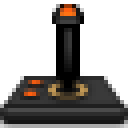
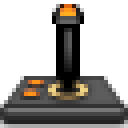
The second 128 × 128 image is a revision of the first. Changes to its layers:
masked "Button shine" over [52, 12, 80, 16]
painted on "Top button", masked it over [60, 4, 76, 16]
painted on "Shine" (1st of 2, in "Stick" › "Stick") over [64, 28, 72, 72]
painted on "Top", masked it over [56, 8, 80, 24]
painted on "Top shine", masked it over [56, 20, 80, 24]
painted on "Handle", masked it over [52, 4, 84, 84]
painted on "Shaft", masked it over [56, 68, 80, 92]
painted on "Stick reflection" over [56, 80, 80, 104]
painted on "Shape 1" (1st of 2, in "Stick" › "Base" › "Base button 2"), masked it over [28, 80, 44, 88]
painted on "Color Fill 1" (1st of 2, in "Stick" › "Base" › "Base button 2"), masked it over [24, 80, 48, 92]
painted on "Shape 1" (2nd of 2, in "Stick" › "Base" › "Base button 1"), masked it over [20, 88, 40, 96]
painted on "Color Fill 1" (2nd of 2, in "Stick" › "Base" › "Base button 1"), masked it over [16, 92, 44, 100]
painted on "Center", masked it over [56, 84, 80, 96]
painted on "Rim", masked it over [48, 80, 88, 100]
painted on "Shine" (2nd of 2, in "Stick" › "Base"), masked it over [4, 108, 124, 116]
painted on "Base front", masked it over [0, 104, 128, 124]
painted on "Base top", masked it over [0, 76, 128, 112]
